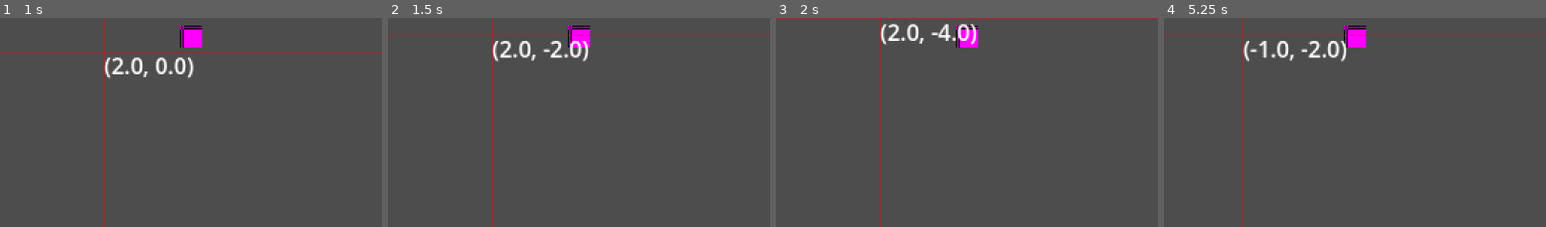
Above: before the commit, frames 1-4 (left to right).
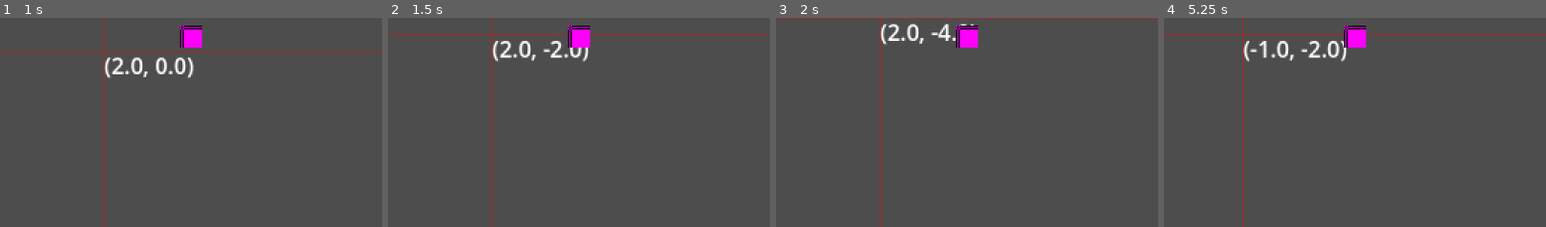
Above: after the commit, the same moments.

Repository: lennertJ9/new_project
Game: Godot game, scene res://world/world.tscn
Same seed, same stepped clock (60 frames per second), same inputs: the game is played once before the commit and once after it.
Inputs (mouse positions are % of the whole screen's width and height, from its top left):
- Up to frame 1 (1 s): tap Enter at 0.5 s; move the mouse to (45, 70) at 0.52 s; press the mouse at (45, 70) at 0.53 s; hold Up (ui_up) from 0.53 s (still down)
- Up to frame 2 (1.5 s): keep holding Up (ui_up); move the mouse to (80, 65) at 1.27 s; release the mouse at (80, 65) at 1.28 s; click (80, 65) at 1.35 s
- Up to frame 3 (2 s): keep holding Up (ui_up)
- Up to frame 4 (5.25 s): move the mouse to (20, 35) at 2.02 s; release Up (ui_up) at 2.03 s; press the mouse at (20, 35) at 2.03 s; hold Left (ui_left) 2.03-3.53 s; move the mouse to (55, 50) at 2.77 s; release the mouse at (55, 50) at 2.78 s; click (55, 50) at 2.85 s; move the mouse to (35, 25) at 3.52 s; press the mouse at (35, 25) at 3.53 s; hold Down (ui_down) 3.53-4.28 s; move the mouse to (72, 45) at 4.27 s; release the mouse at (72, 45) at 4.28 s; hold Right (ui_right) 4.28-5.03 s; click (72, 45) at 4.35 s; move the mouse to (30, 55) at 5.02 s; press the mouse at (30, 55) at 5.03 s; hold Up (ui_up) from 5.03 s (still down)
The pictures show only the part of the screen within x 25-75%, y 46-95%; the shares and areas given below are measured in that part.

Frame 1 is identical in both runs. In frame 2, 0.2% of the frame differs, in the area x 47-53%, y 7-15%; in frame 3, 0.3%, in the area x 47-53%, y 3-14%; in frame 4, less than 0.1%.

Commit message:
chunks threading

Diff:
--- a/game/manager/chunk_manager/ChunkManager.tscn
+++ b/game/manager/chunk_manager/ChunkManager.tscn
@@ -1,4 +1,4 @@
-[gd_scene load_steps=8 format=4 uid="uid://q3ni4pr1836"]
+[gd_scene load_steps=8 format=3 uid="uid://q3ni4pr1836"]
 
 [ext_resource type="Script" uid="uid://b7jsybnvwwsqg" path="res://manager/chunk_manager/chunk_manager.gd" id="1_ottdo"]
 [ext_resource type="Texture2D" uid="uid://ckdgddkfiwiy" path="res://manager/chunk_manager/assets/dual_own_test_textures.png" id="2_sejh2"]
@@ -83,7 +83,6 @@
 script = ExtResource("1_ottdo")
 
 [node name="GroundLayer" type="TileMapLayer" parent="."]
-tile_map_data = PackedByteArray("AAD/////AAACAAIAAAAAAP//AAACAAIAAAAAAAAAAAACAAIAAAD//wAAAAACAAIAAAAAAP7/AAACAAAAAAD+//7/AAAAAAAAAAA=")
 tile_set = SubResource("TileSet_x3nnn")
 
 [node name="WallLayer" type="TileMapLayer" parent="."]
--- a/game/manager/chunk_manager/chunk/chunk.gd
+++ b/game/manager/chunk_manager/chunk/chunk.gd
@@ -7,11 +7,13 @@
 var ground_layer: PackedInt32Array
 var wall_layer: PackedInt32Array
 
+var is_generated: bool
 
 
 
 
 func _init(pos: Vector2i) -> void:
+	is_generated = false
 	ground_layer.resize(256)
 	wall_layer.resize(256)
 	position = pos
--- a/game/manager/chunk_manager/chunk_manager.gd
+++ b/game/manager/chunk_manager/chunk_manager.gd
@@ -1,34 +1,103 @@
 extends Node2D
 
 
+@export var player: Node2D
 
 @onready var ground_layer: TileMapLayer = $GroundLayer
 @onready var wall_layer: TileMapLayer = $WallLayer
 
+var render_distance: int = 2
+
+var generated_chunks: Dictionary[Vector2i, Chunk]
+var active_chunks: Array[Chunk]
+
+var chunks_to_generate: Dictionary[Vector2i, Chunk]
+var chunks_to_load: Dictionary[Vector2i, Chunk]
+var chunks_to_unload: Dictionary[Vector2i, Chunk]
+
+var chunk_check_interval: float = 2
+var chunk_check_timer: float = 0
+
+var thread_chunk_gen: Thread = Thread.new()
+var thread_chunk_load: Thread = Thread.new()
 
 
-var generated_chunks: Array[Chunk]
+func _ready() -> void:
+
+	thread_chunk_gen.start(chunk_generator)
+	player = get_tree().get_first_node_in_group("world").camera
+
+
+func _process(delta: float) -> void:
+	chunk_check_timer += delta
+	if chunk_check_timer > chunk_check_interval:
+		chunk_check()
+		chunk_check_timer = 0
+
+
+func chunk_generator():
+	while true:
+		OS.delay_msec(100)
+		if not chunks_to_generate.is_empty():
+			var chunk: Chunk = chunks_to_generate.values()[0]
+			var chunk_pos = chunk.position
+
+			var i = 0
+			for y in range(16):
+				for x in range(16):
+					var atlas_coord = Vector2i(2,2)
+					var atlas_id = 0
+					var data = atlas_coord.y << 8 | atlas_coord.x
+					chunk.ground_layer[i] = data
+					i += 1
+			generated_chunks[chunk.position] = chunk
+			chunk.is_generated = true
+			chunks_to_generate.erase(chunk_pos)
 
 
 
-func _ready() -> void:
-	generate_chunk(Vector2i(0,0))
-	load_chunk(generated_chunks[0])
+func chunk_loader():
+	while true:
+		OS.delay_msec(100)
+		if not chunks_to_load.is_empty():
+			pass
+			# load chunks from chunks to load
+
+
+func chunk_check():
+	var player_chunk_coord = floor(player.global_position / 256)
+	var start_coord: Vector2 = player_chunk_coord - Vector2(render_distance, render_distance)
+	var end_coord: Vector2 = player_chunk_coord + Vector2(render_distance, render_distance)
+
+	for coord_x in range(start_coord.x, end_coord.x + 1):
+		for coord_y in range(start_coord.y, end_coord.y + 1):
+			var chunk_pos = Vector2i(coord_x, coord_y)
+
+			if generated_chunks.has(chunk_pos):
+				pass
+				# load
+
+			else:
+				if not chunks_to_generate.has(chunk_pos):
+					chunks_to_generate[chunk_pos] = Chunk.new(chunk_pos)
+					print("yes")
 
 
 
-func generate_chunk(chunk_pos: Vector2i):
-	var chunk = Chunk.new(chunk_pos)
-	chunk.position = chunk_pos
-	var i = 0
-	for y in range(16):
-		for x in range(16):
-			var atlas_coord = Vector2i(2,2)
-			var atlas_id = 0
-			var data = atlas_coord.y << 8 | atlas_coord.x
-			chunk.ground_layer[i] = data
-			i += 1
-	generated_chunks.append(chunk)
+
+
+#func generate_chunk(chunk_pos: Vector2i):
+	#var chunk = Chunk.new(chunk_pos)
+	#chunk.position = chunk_pos
+	#var i = 0
+	#for y in range(16):
+		#for x in range(16):
+			#var atlas_coord = Vector2i(2,2)
+			#var atlas_id = 0
+			#var data = atlas_coord.y << 8 | atlas_coord.x
+			#chunk.ground_layer[i] = data
+			#i += 1
+	#generated_chunks[chunk_pos] = chunk
 
 
 
@@ -43,6 +112,12 @@
 
 
 
+
+
+
+
+
+
 func _input(event: InputEvent) -> void:
 	if event.is_action_pressed("left_click"):
 		var local_pos = ground_layer.local_to_map(get_global_mouse_position())
@@ -54,7 +129,7 @@
 func _draw() -> void:
 	var chunk_pixel_size = 256
 
-	z_index = 100
+	z_index = 5
 	for x in range(-1280,1280, chunk_pixel_size):
 		for y in range(-1280,1280, chunk_pixel_size):
 
--- a/game/world/world.gd
+++ b/game/world/world.gd
@@ -3,6 +3,7 @@
 @export var noise_tex: NoiseTexture2D
 
 
+@export var camera: Camera2D
 
 
 
--- a/game/world/world.tscn
+++ b/game/world/world.tscn
@@ -14,9 +14,10 @@
 height = 1
 noise = SubResource("FastNoiseLite_tcf2h")
 
-[node name="World" type="Node2D" groups=["world"]]
+[node name="World" type="Node2D" node_paths=PackedStringArray("camera") groups=["world"]]
 script = ExtResource("1_tcf2h")
 noise_tex = SubResource("NoiseTexture2D_4717r")
+camera = NodePath("Camera2D")
 
 [node name="Camera2D" parent="." instance=ExtResource("2_h5o24")]
 position = Vector2(574, 439)
